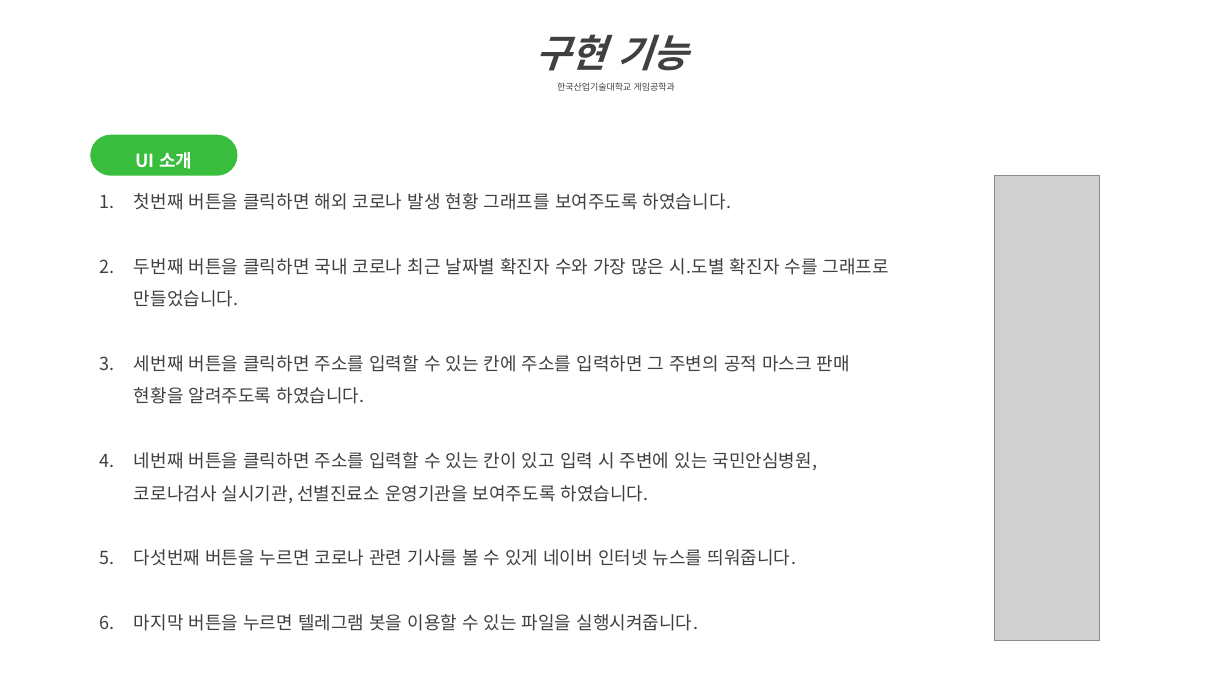
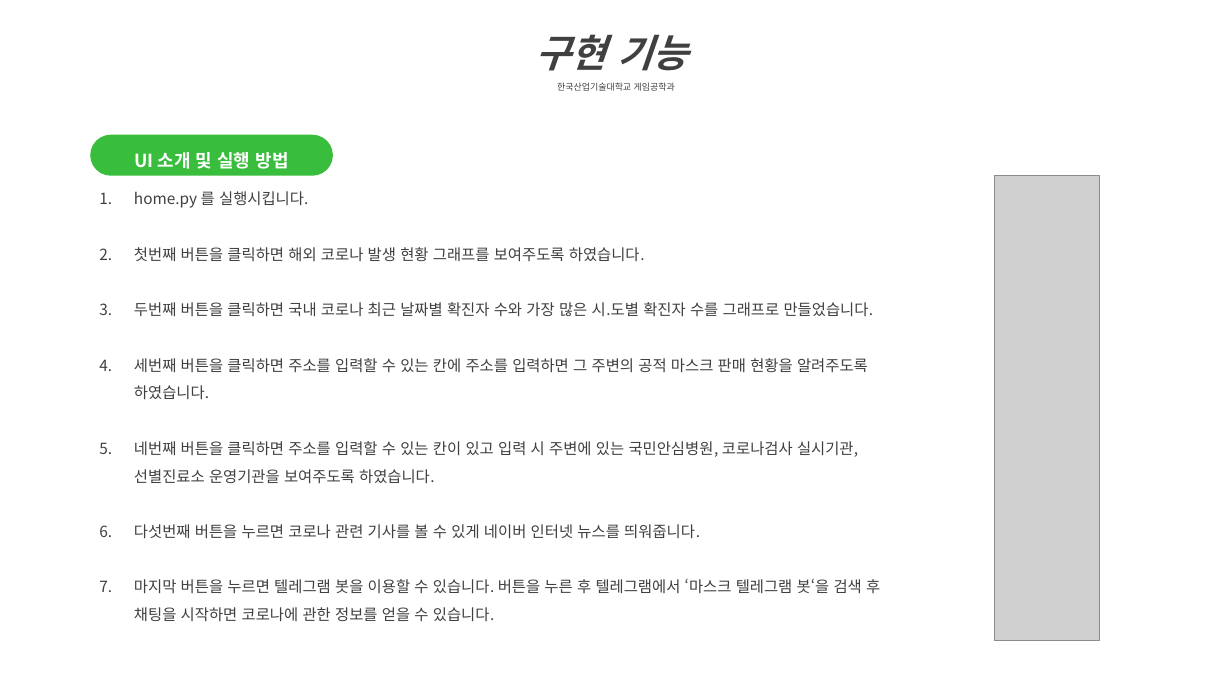
Before and after one commit to LEEMIREUK/ScriptLanguage, a slide deck: slide 5 of 스크립트언어 텀프로젝트 최종 보고서_2016182027.pptx. Drawn at 1232x693 pixels with LibreOffice and Linux fonts; fonts in the diff are those of the drawing; grey boxes stand for pictures. Boxes give left, top, right and bottom in pixels: in the first picture for what was removed or moved away, otherwise in the second. Text is boxed around its words. In the diff, an @@ line names an element or a change of style, - is before the commit and + after.

```diff
--- a/스크립트언어 텀프로젝트 최종 보고서_2016182027.pptx
+++ b/스크립트언어 텀프로젝트 최종 보고서_2016182027.pptx
@@ rounded rectangle "UI 소개 및 실행 방법": place and size @@
-rounded rectangle "UI 소개 및 실행 방법" at [91,135,238,176]
+rounded rectangle "UI 소개 및 실행 방법" at [91,135,334,176]
@@ text in rounded rectangle at [134,152,289,169]: text changed @@
-UI 소개
+UI 소개 및 실행 방법
@@ text at [134,191,308,208]: paragraph added @@
+1. home.py 를 실행시킵니다.
@@ text at [134,247,874,539]: size 14 to 12 pt in "첫번째 버튼을 클릭하면 해외 코로나 발생 현황 ...", "두번째 버튼을 클릭하면 국내 코로나 최근 날짜별 ...", "세번째 버튼을 클릭하면 주소를 입력할 수 있는 ...", "네번째 버튼을 클릭하면 주소를 입력할 수 있는 ..." and 1 more places @@
@@ text at [134,579,880,621]: text changed; size 14 to 12 pt @@
-6. 마지막 버튼을 누르면 텔레그램 봇을 이용할 수 있는 파일을 실행시켜줍니다.
+7. 마지막 버튼을 누르면 텔레그램 봇을 이용할 수 있습니다. 버튼을 누른 후 텔레그램에서 ‘마스크 텔레그램 봇‘을 검색 후 채팅을 시작하면 코로나에 관한 정보를 얻을 수 있습니다.
```
Also in this commit, not shown: 7 other slides changed.
